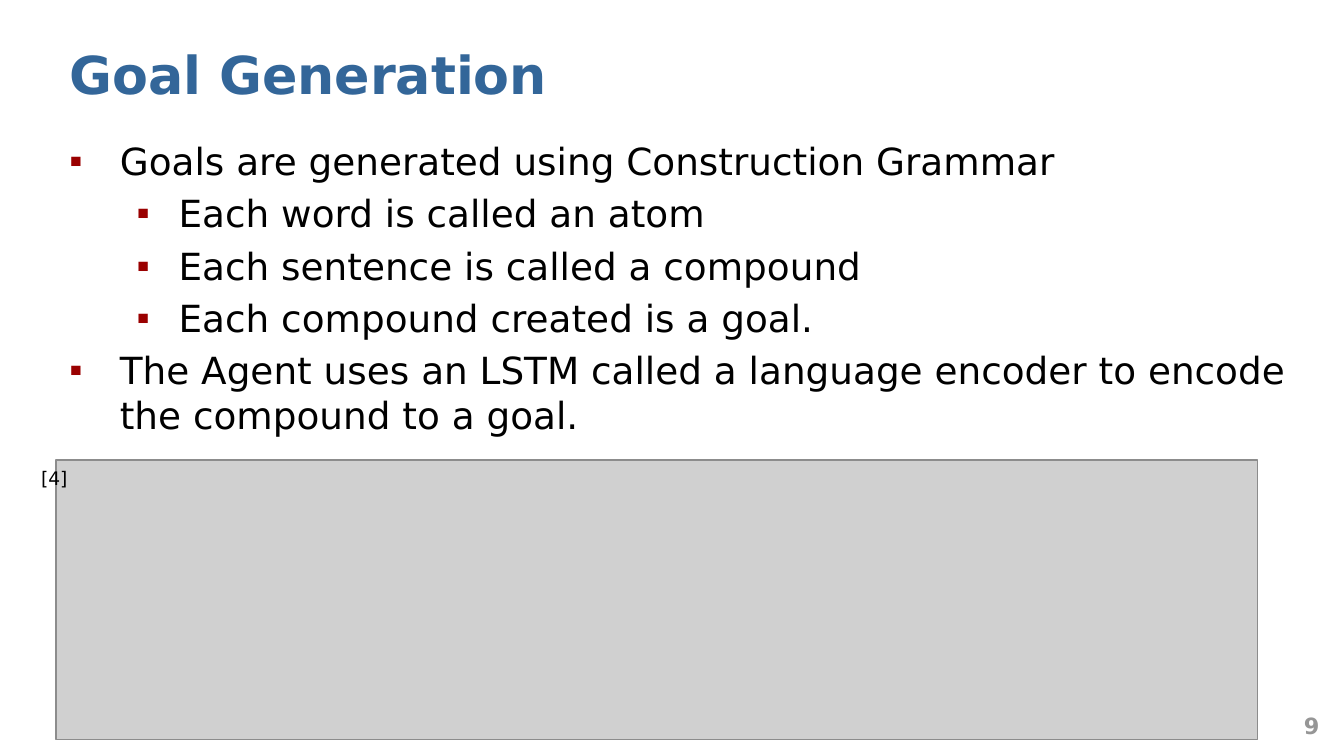
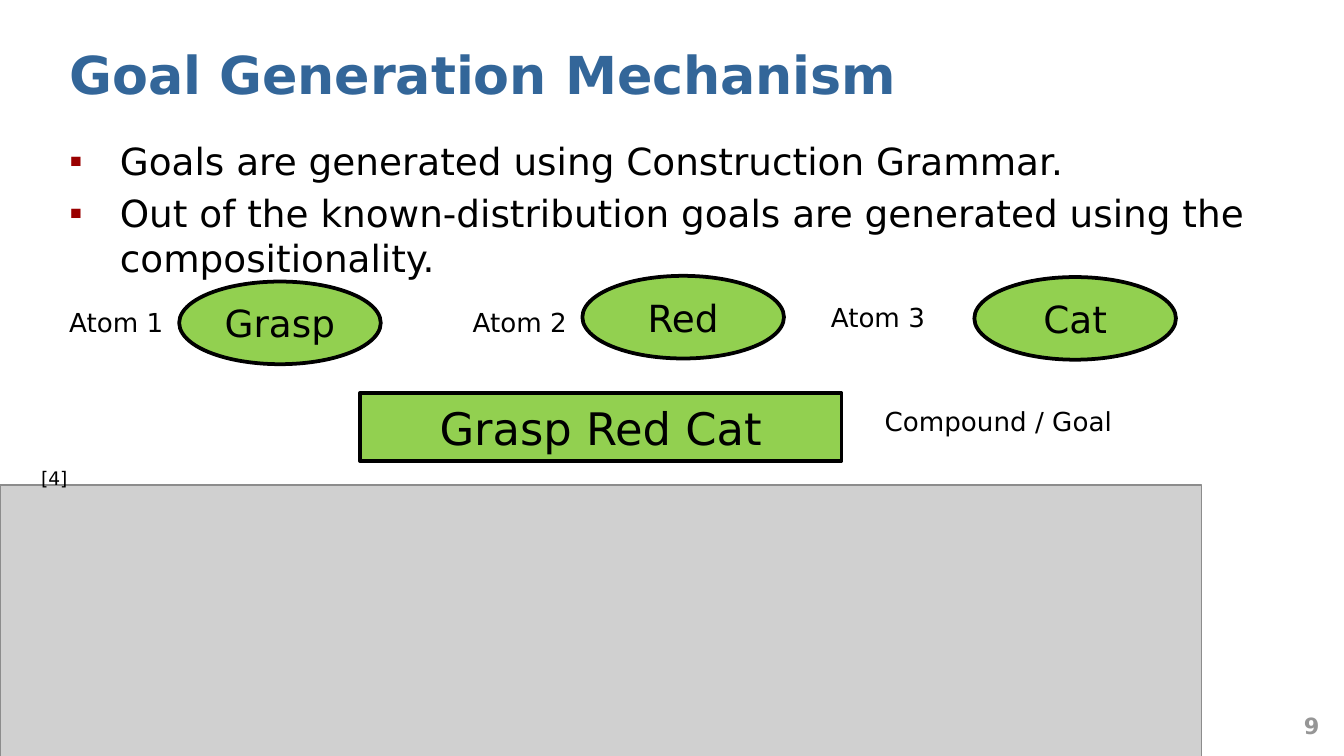
Before and after one commit to abduskhazi/deep-reinforcement-learning-seminar, a slide deck: slide 9 of presentation.pptx. Drawn at 1344x756 pixels with LibreOffice and Linux fonts; fonts in the diff are those of the drawing; grey boxes stand for pictures. Boxes give left, top, right and bottom in pixels: in the first picture for what was removed or moved away, otherwise in the second. Text is boxed around its words. In the diff, an @@ line names an element or a change of style, - is before the commit and + after.

```diff
--- a/presentation.pptx
+++ b/presentation.pptx
@@ title at box(69, 54, 896, 95): text changed @@
-Goal Generation
+Goal Generation Mechanism
@@ text at box(120, 146, 1243, 280): text changed @@
-▪ Goals are generated using Construction Grammar
-  ▪ Each word is called an atom
-  ▪ Each sentence is called a compound
-  ▪ Each compound created is a goal.
-▪ The Agent uses an LSTM called a language encoder to encode the compound to a goal.
+▪ Goals are generated using Construction Grammar.
+▪ Out of the known-distribution goals are generated using the compositionality.
@@ ellipse added at box(179, 281, 380, 364), fill #92D050, outline #000000 2 pt, 20 pt, text #000000 @@
+Grasp
@@ ellipse added at box(582, 276, 784, 359), fill #92D050, outline #000000 2 pt, 20 pt, text #000000 @@
+Red
@@ ellipse added at box(974, 277, 1176, 360), fill #92D050, outline #000000 2 pt, 20 pt, text #000000 @@
+Cat
@@ text added at box(69, 313, 164, 333), 14 pt, text #000000 @@
+Atom 1
@@ text added at box(473, 312, 567, 333), 14 pt, text #000000 @@
+Atom 2
@@ text added at box(831, 307, 925, 328), 14 pt, text #000000 @@
+Atom 3
@@ rectangle added at box(360, 394, 841, 461), fill #92D050, outline #000000 2 pt, 24 pt, text #000000 @@
+Grasp Red Cat
@@ text added at box(885, 411, 1112, 437), 14 pt, text #000000 @@
+Compound / Goal
@@ picture: place and size @@
-picture at box(56, 460, 1258, 739)
+picture at box(0, 485, 1202, 756)
```
Also in this commit, not shown: 6 other slides changed, 2 slides added, 2 slides removed.
